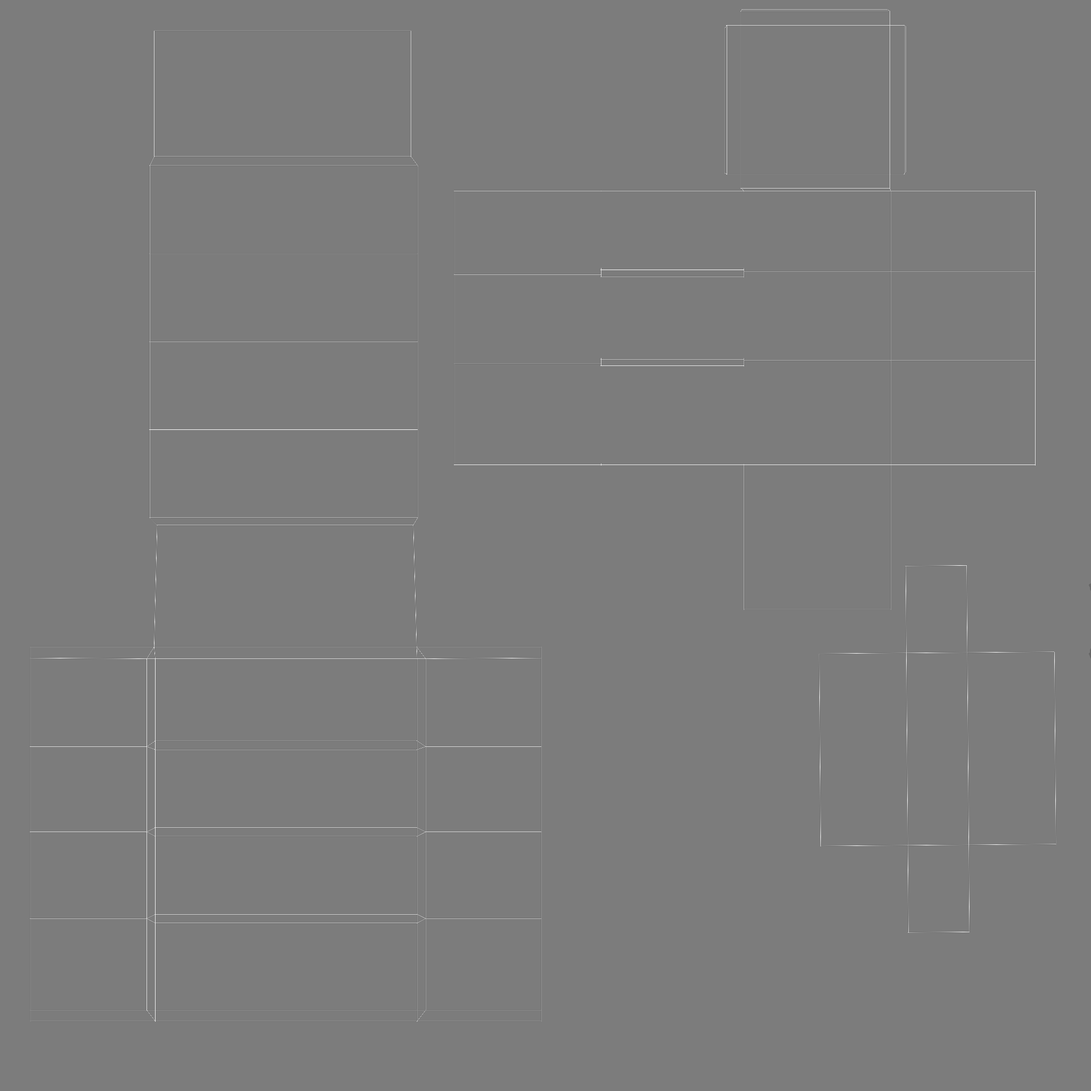
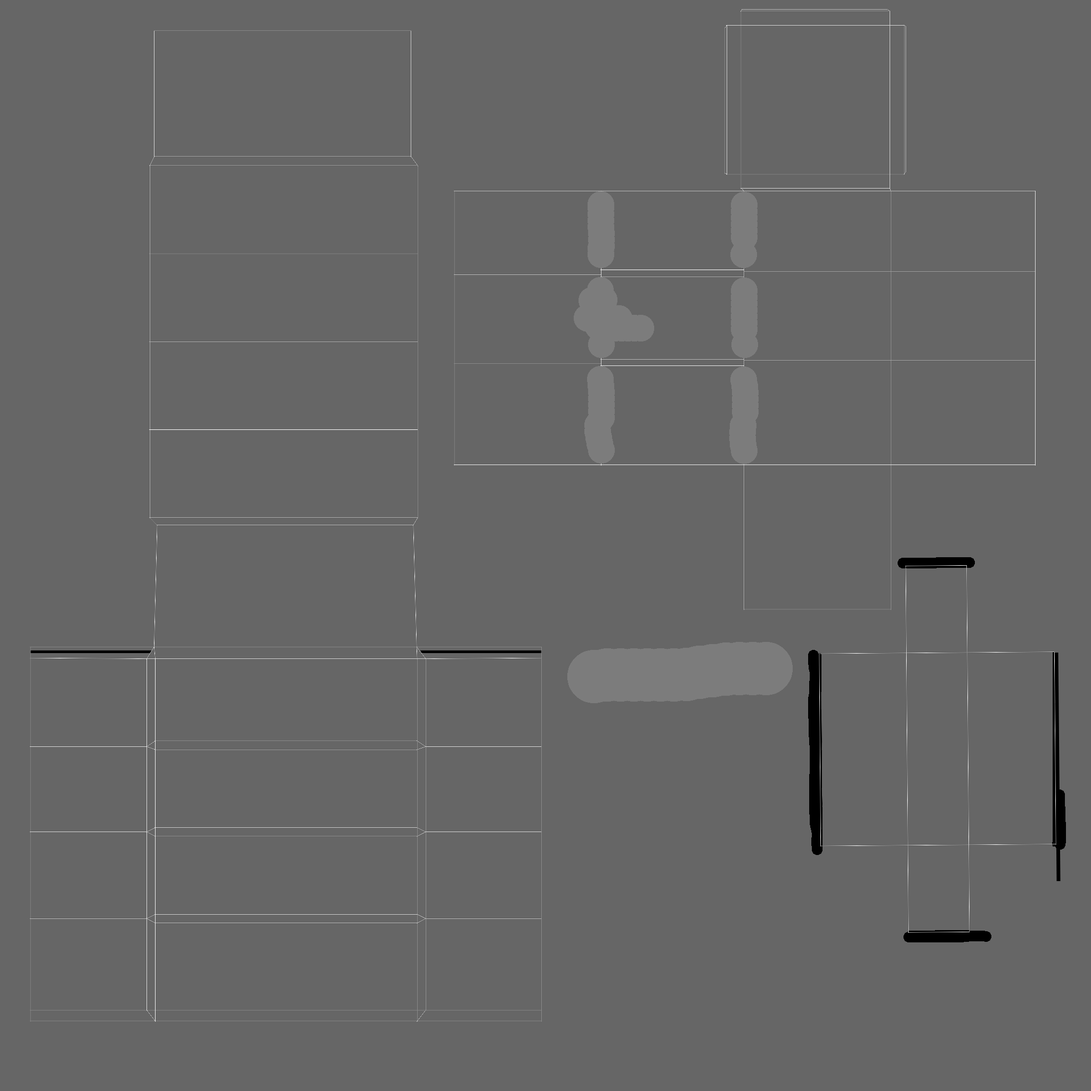
The second 1091 × 1091 image is a revision of the first. Changes to its layers:
added layer "Layer 4" above "Layer 2" over [30, 557, 1067, 943]
hid "Layer 2" over [0, 0, 1091, 1091]
